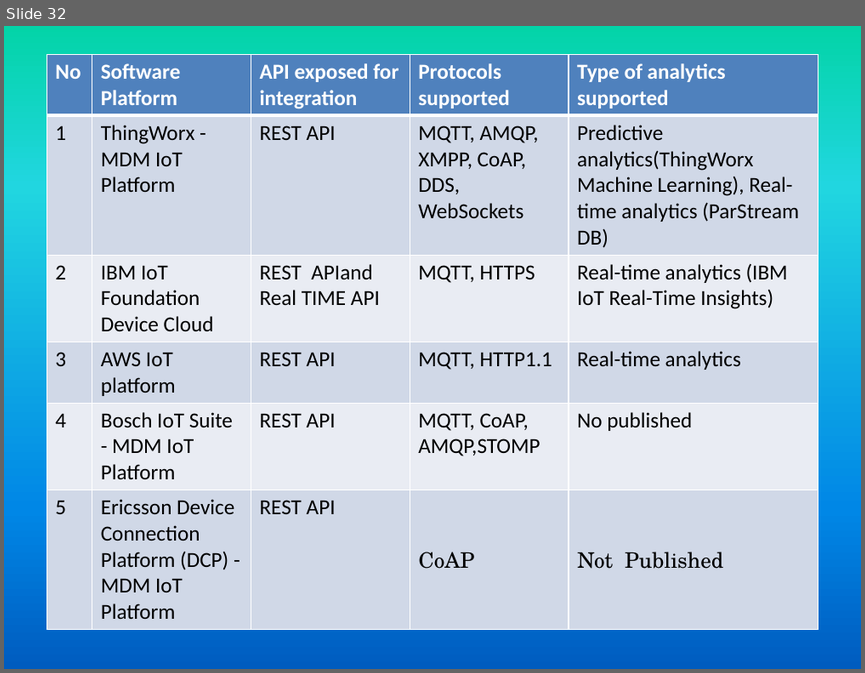
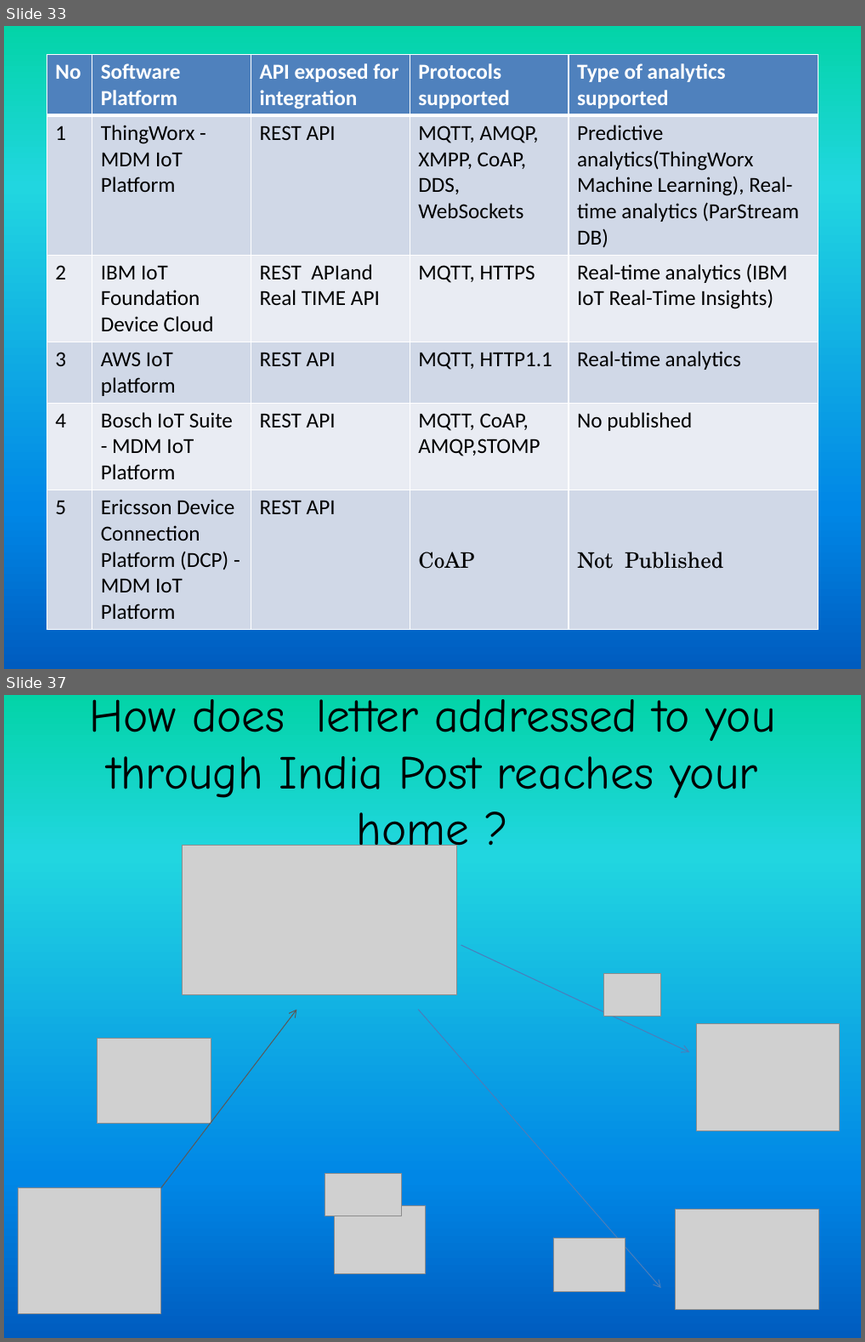
Before and after one commit to girishsukukumar/IOT, a slide deck: IO-1.pptx. Shown one above the other, each under a label of ours: slide 32 before the commit, slides 33 and 37 after it; the slides between them are not shown. The pictures are 865x673 and 865x1342 pixels, drawn with LibreOffice and Linux fonts; fonts in the diff are those of the drawing; grey boxes stand for pictures. Boxes give left, top, right and bottom in pixels: in the first picture for what was removed or moved away, otherwise in the second. Text is boxed around its words. In the diff, an @@ line names an element or a change of style, - is before the commit and + after.

```diff
--- a/IO-1.pptx
+++ b/IO-1.pptx
@@ slide 37 added at [4, 695, 861, 1338], background gradient #03D4A8 to #21D6E0 to #0087E6 to #005CBF @@
@@ title added at [90, 699, 776, 798], 39.6 pt, text #000000 @@
+How does letter addressed to you through India Post reaches your home ?
@@ picture added at [182, 845, 456, 995] @@
@@ arrow added from (460, 945) to (689, 1052), #4B7EBC 0.75 pt @@
@@ picture added at [604, 974, 661, 1016] @@
@@ arrow added from (160, 1188) to (297, 1009), #595959 0.75 pt @@
@@ arrow added from (418, 1009) to (661, 1288), #4B7EBC 0.75 pt @@
@@ picture added at [696, 1023, 840, 1130] @@
@@ picture added at [97, 1038, 211, 1123] @@
@@ picture added at [325, 1173, 402, 1216] @@
@@ picture added at [18, 1188, 161, 1313] @@
@@ picture added at [335, 1206, 426, 1273] @@
@@ picture added at [675, 1209, 819, 1310] @@
@@ picture added at [554, 1237, 625, 1291] @@
@@ what was slide 32 is now slide 33 @@
```
Also in this commit, not shown: 2 slides changed, 20 other slides added.
